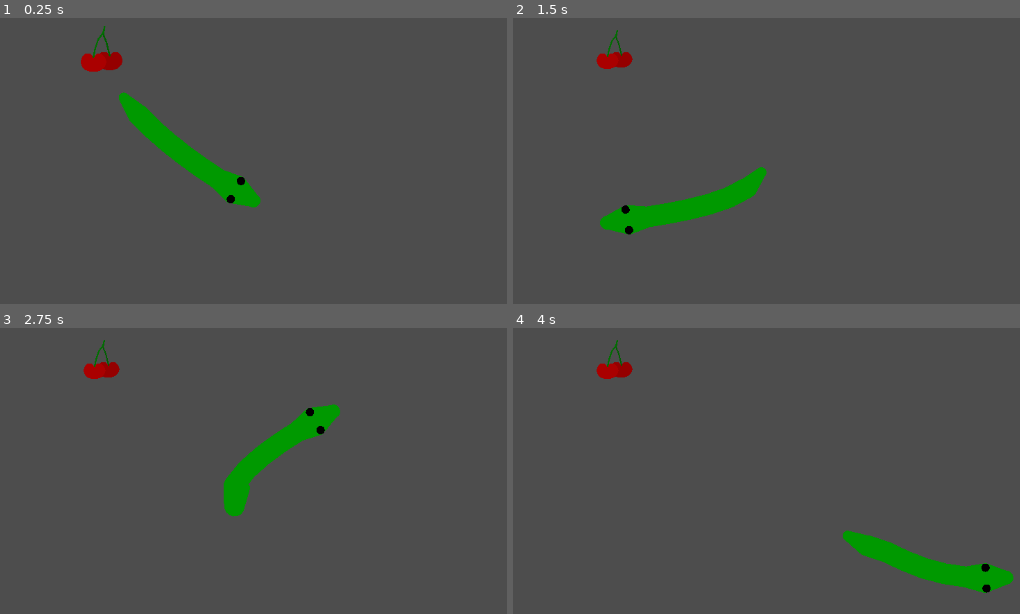
Above: before the commit, frames 1-4 (two rows, left to right).
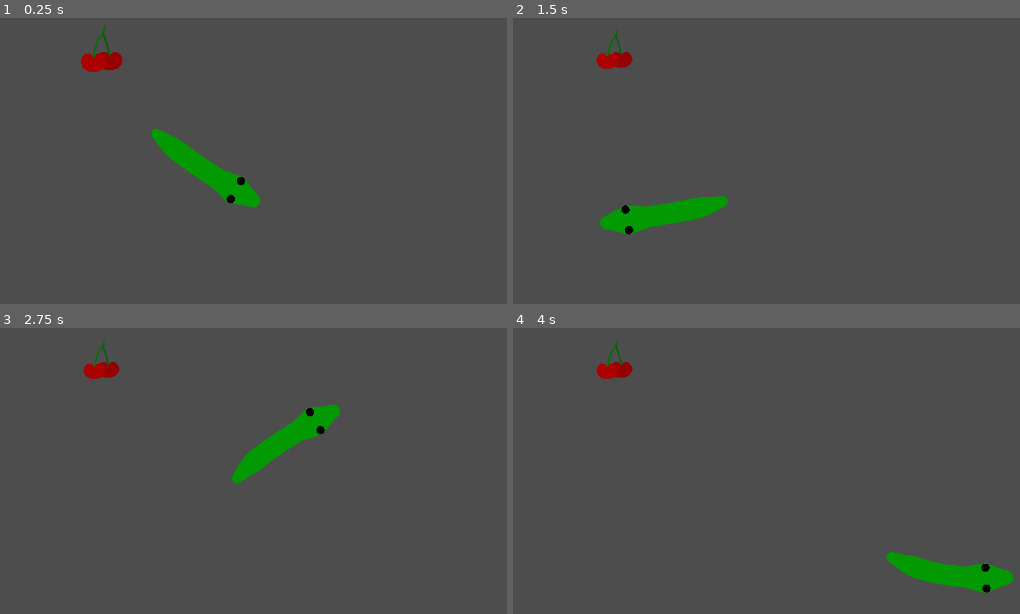
Above: after the commit, the same moments.

Repository: dbedggood/snake
Game: Godot game, scene res://project/main.tscn
Same seed, same stepped clock (60 frames per second), same inputs: the game is played once before the commit and once after it.
Inputs (mouse positions are in pixels of both pictures, inside the frame that each line leads up to):
- Up to frame 1 (0.25 s): no input
- Up to frame 2 (1.5 s): tap Enter at 0.5 s; move the mouse to (943, 178) at 0.52 s; tap Space at 1.25 s; move the mouse to (604, 223) at 1.27 s
- Up to frame 3 (2.75 s): tap Enter at 2 s; move the mouse to (334, 410) at 2.02 s
- Up to frame 4 (4 s): tap Space at 2.75 s; move the mouse to (725, 599) at 2.77 s; tap Enter at 3.5 s; move the mouse to (1004, 576) at 3.52 s

The runs differ from the first frame. In frame 1, 0.8% of the frame differs, in the area x 23-44%, y 25-59%; in frame 2, 0.8%; in frame 3, 0.7%; in frame 4, 0.9%, in the area x 65-90%, y 70-91%.

Commit message:
Set points closer for smoother snake
Also refactored the tail code so it is requires less manual calculation and works more like the body

Diff:
--- a/project/constants.gd
+++ b/project/constants.gd
@@ -5,12 +5,9 @@
 const EYE_RADIUS = 6
 const PUPILLARY_DISTANCE = 15
 
-const MAX_MOUSE_DISTANCE = 10
-const MAX_POINT_DISTANCE = 30
+const BODY_MAX_POINT_DISTANCE = 5
+const HEAD_MAX_POINT_DISTANCE = 30
 
 const HEAD_TIP_POINT_INDEX = 0
 const HEAD_CENTRE_POINT_INDEX = 1
 const HEAD_BASE_POINT_INDEX = 2
-
-const TAIL_BASE_POINT_INDEX = 0
-const TAIL_TIP_POINT_INDEX = 1
--- a/project/snake/body.gd
+++ b/project/snake/body.gd
@@ -4,22 +4,18 @@
 
 @onready var snake = $".."
 @onready var head = $"../Head"
+@onready var tail = $"../Tail"
 
 
 func _process(_delta):
 	set_point_position(0, head.get_point_position(Constants.HEAD_BASE_POINT_INDEX))
-	snake.set_constrained_nodes(self)
+	snake.set_constrained_nodes(self, Constants.BODY_MAX_POINT_DISTANCE)
 
 
 func _on_snake_ate_cherries():
-	var point_count = get_point_count()
-	var last_point_index = point_count - 1
-	var snake_tail_base = get_point_position(last_point_index)
-	var snake_body_end = get_point_position(last_point_index - 1)
-	var snake_tail_direction = (snake_tail_base - snake_body_end).normalized()
+	grow_body()
 
-	add_point(
-		get_point_position(last_point_index) + snake_tail_direction * Constants.MAX_POINT_DISTANCE
-	)
 
+func grow_body():
+	add_point(tail.get_point_position(1))
 	grown.emit()
--- a/project/snake/head.gd
+++ b/project/snake/head.gd
@@ -6,7 +6,7 @@
 func _process(_delta):
 	var head_tip_position = get_global_mouse_position()
 	set_point_position(Constants.HEAD_TIP_POINT_INDEX, head_tip_position)
-	snake.set_constrained_nodes(self)
+	snake.set_constrained_nodes(self, Constants.HEAD_MAX_POINT_DISTANCE)
 
 
 func _draw():
--- a/project/snake/snake.gd
+++ b/project/snake/snake.gd
@@ -3,14 +3,13 @@
 signal ate_cherries
 
 
-func set_constrained_nodes(target_node):
+func set_constrained_nodes(target_node, max_point_distance):
 	for point_index in range(1, target_node.get_point_count()):
 		var previous_point_position = target_node.get_point_position(point_index - 1)
 		var current_point_position = target_node.get_point_position(point_index)
 		var previous_to_current_vector = current_point_position - previous_point_position
 		var constrained_new_position = (
-			previous_point_position
-			+ previous_to_current_vector.normalized() * Constants.MAX_POINT_DISTANCE
+			previous_point_position + previous_to_current_vector.normalized() * max_point_distance
 		)
 		target_node.set_point_position(point_index, constrained_new_position)
 
--- a/project/snake/snake.tscn
+++ b/project/snake/snake.tscn
@@ -7,8 +7,8 @@
 [ext_resource type="Script" path="res://project/snake/head_area.gd" id="3_nu1ts"]
 
 [sub_resource type="Curve" id="Curve_d3lmw"]
-_data = [Vector2(0, 0.6), 0.0, 0.0, 0, 0, Vector2(1, 0.3), 0.0, 0.0, 0, 0]
-point_count = 2
+_data = [Vector2(0, 0.6), 0.0, 0.0, 0, 0, Vector2(0.2, 0.6), 0.0, 0.0, 0, 0, Vector2(1, 0.3), 0.0, 0.0, 0, 0]
+point_count = 3
 metadata/_snap_enabled = true
 
 [sub_resource type="Curve" id="Curve_xg11q"]
@@ -24,7 +24,7 @@
 metadata/_edit_group_ = true
 
 [node name="Body" type="Line2D" parent="."]
-points = PackedVector2Array(60, 2.08165e-12, 90, 2.08165e-12, 120, 2.08165e-12, 150, 2.08165e-12, 180, 2.08165e-12, 210, 2.08165e-12)
+points = PackedVector2Array(60, 2.08165e-12, 70, 2.08165e-12, 80, 2.08165e-12, 90, 2.08165e-12, 100, 2.08165e-12, 110, 2.08165e-12, 120, 2.08165e-12, 130, 2.08165e-12, 140, 2.08165e-12, 150, 2.08165e-12, 160, 2.08165e-12, 170, 2.08165e-12, 180, 2.08165e-12, 190, 2.08165e-12, 200, 2.08165e-12, 210, 2.08165e-12)
 width = 30.0
 default_color = Color(0, 0.6, 0, 1)
 joint_mode = 2
@@ -32,7 +32,7 @@
 script = ExtResource("2_m2tg6")
 
 [node name="Tail" type="Line2D" parent="."]
-points = PackedVector2Array(210, 2.08165e-12, 240, 2.08165e-12)
+points = PackedVector2Array(210, 2.08165e-12, 220, 0, 230, 2.08165e-12, 240, 2.08165e-12, 250, 2.08165e-12, 260, 2.08165e-12, 270, 2.08165e-12, 280, 2.08165e-12)
 width = 50.0
 width_curve = SubResource("Curve_d3lmw")
 default_color = Color(0, 0.6, 0, 1)
--- a/project/snake/tail.gd
+++ b/project/snake/tail.gd
@@ -1,23 +1,23 @@
 extends Line2D
 
+@onready var snake = $".."
 @onready var body = $"../Body"
 
 
 func _process(_delta):
 	var tail_base_position = body.get_point_position(body.get_point_count() - 1)
-	set_point_position(Constants.TAIL_BASE_POINT_INDEX, tail_base_position)
-
-	var tail_tip_position = get_point_position(Constants.TAIL_TIP_POINT_INDEX)
-	var base_to_tip_direction = (tail_tip_position - tail_base_position).normalized()
-	var constrained_new_position = (
-		tail_base_position + base_to_tip_direction * Constants.MAX_POINT_DISTANCE
-	)
-	set_point_position(Constants.TAIL_TIP_POINT_INDEX, constrained_new_position)
+	set_point_position(0, tail_base_position)
+	snake.set_constrained_nodes(self, Constants.BODY_MAX_POINT_DISTANCE)
 
 
 func _on_body_grown():
-	var tail_base_position = body.get_point_position(body.get_point_count() - 1)
-	var base_to_tip_vector = (
-		tail_base_position - body.get_point_position(body.get_point_count() - 2)
+	var tail_tip_index = get_point_count() - 1
+	var tail_tip_position = get_point_position(tail_tip_index)
+	var tail_tip_from_previous_point_vector = (
+		tail_tip_position - get_point_position(tail_tip_index - 1)
 	)
-	set_point_position(Constants.TAIL_TIP_POINT_INDEX, tail_base_position + base_to_tip_vector)
+
+	for tail_point_index in range(tail_tip_index):
+		set_point_position(tail_point_index, get_point_position(tail_point_index + 1))
+
+	set_point_position(tail_tip_index, tail_tip_position + tail_tip_from_previous_point_vector)
